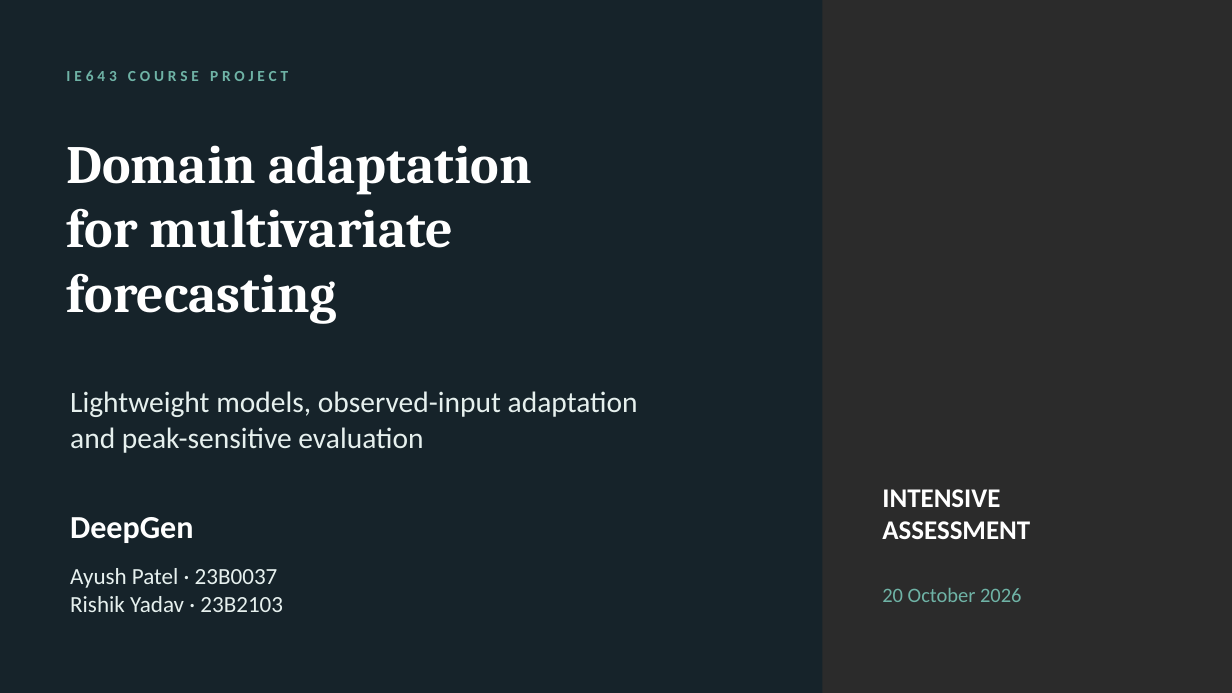
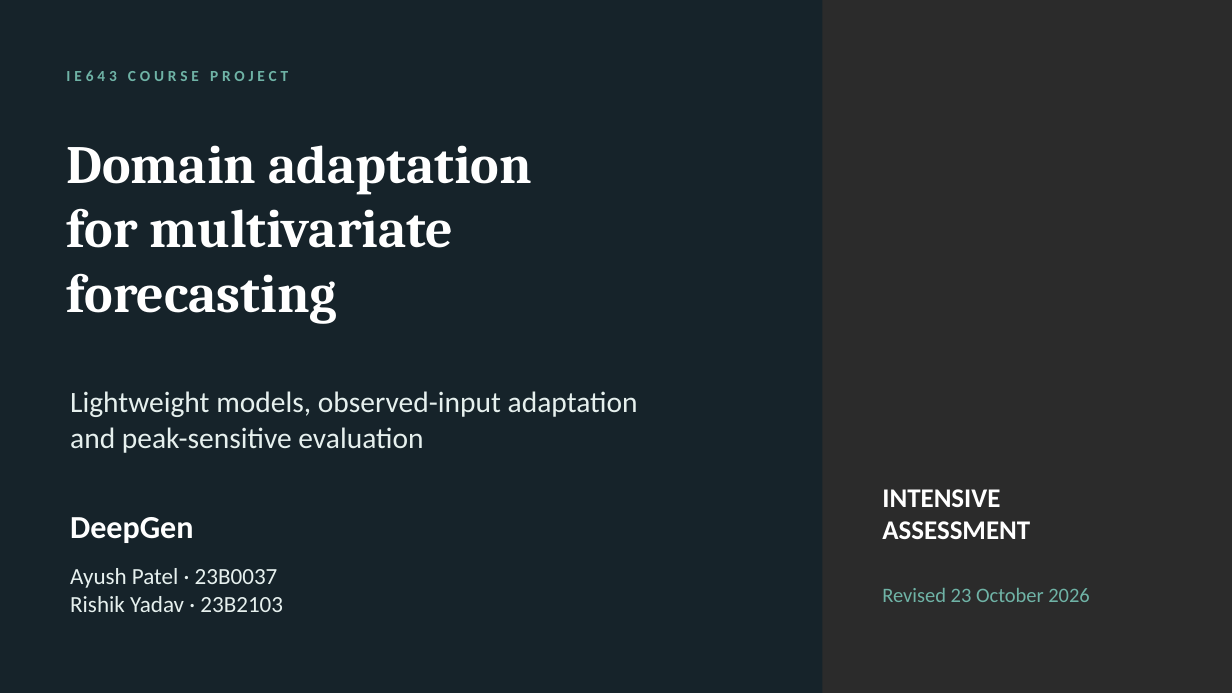
Before and after one commit to Ayush20990/ie643-project, a slide deck: slide 1 of presentation/intensive/IE643_Intensive_Assessment.pptx. Drawn at 1232x693 pixels with LibreOffice and Linux fonts; fonts in the diff are those of the drawing; background and template pictures are left out; a plain dark background stands for a picture behind light text. Boxes give left, top, right and bottom in pixels: in the first picture for what was removed or moved away, otherwise in the second. Text is boxed around its words. In the diff, an @@ line names an element or a change of style, - is before the commit and + after.

```diff
--- a/presentation/intensive/IE643_Intensive_Assessment.pptx
+++ b/presentation/intensive/IE643_Intensive_Assessment.pptx
@@ text at (x1=882, y1=588, x2=1089, y2=602): text changed @@
-20 October 2026
+Revised 23 October 2026
```
Also in this commit, not shown: 3 other slides changed, 1 slide added, 1 slide removed, 12 other files.
